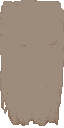
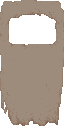
Revision of a layered 64px x 128px image; what changed, layer by layer:
hid "Saved3 copy" over box(7, 9, 60, 46)
